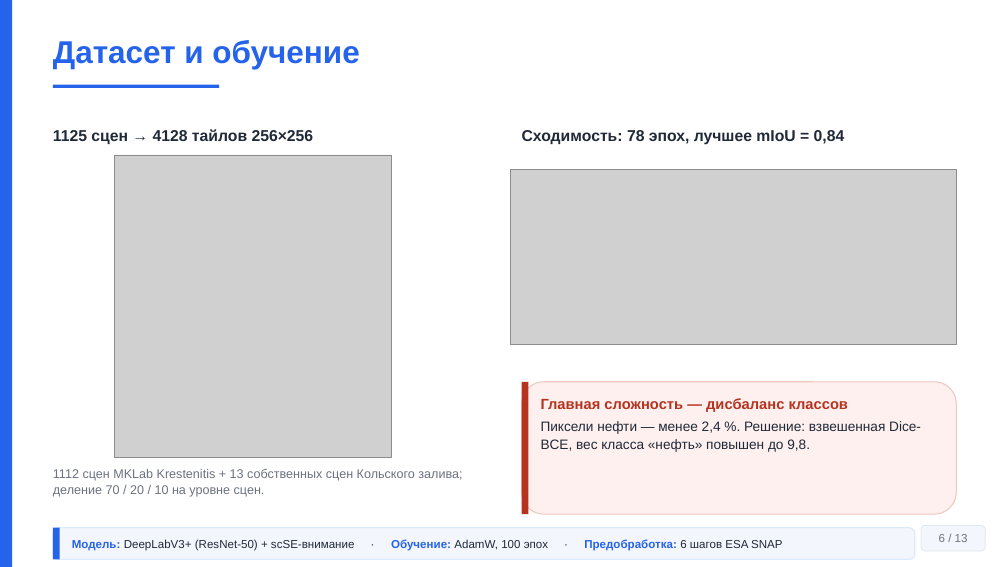
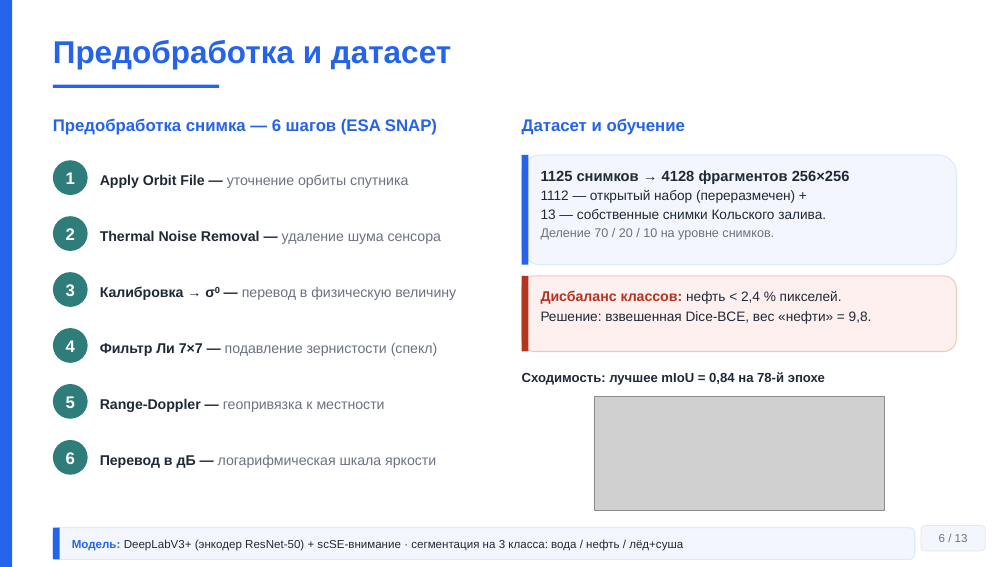
Before and after one commit to Confucius-hub/spbu_db_hw, a slide deck: slide 6 of thesis/vkr_final/Презентация_Финал_Байханов_2026.pptx. Drawn at 1008x567 pixels with LibreOffice and Linux fonts; fonts in the diff are those of the drawing; grey boxes stand for pictures. Boxes give left, top, right and bottom in pixels: in the first picture for what was removed or moved away, otherwise in the second. Text is boxed around its words. In the diff, an @@ line names an element or a change of style, - is before the commit and + after.

```diff
--- a/thesis/vkr_final/Презентация_Финал_Байханов_2026.pptx
+++ b/thesis/vkr_final/Презентация_Финал_Байханов_2026.pptx
@@ text added at [53, 40, 451, 69], 30 pt, text #2563EB, bold @@
+Предобработка и датасет
@@ text added at [53, 118, 437, 135], 16 pt, text #2563EB, bold @@
+Предобработка снимка — 6 шагов (ESA SNAP)
@@ text "Датасет и обучение": place and size @@
-text "Датасет и обучение" at [53, 40, 359, 69]
+text "Датасет и обучение" at [522, 118, 685, 135]
@@ text "Датасет и обучение" at [522, 118, 685, 135]: size 30 to 16 pt @@
@@ text removed at [53, 129, 314, 144] @@
-1125 сцен → 4128 тайлов 256×256
@@ ellipse added at [53, 160, 88, 195], fill #2E7D7A, 16 pt, text #FFFFFF, bold @@
+1
@@ text added at [100, 174, 408, 188], 13.5 pt, text #6B7280 @@
+Apply Orbit File — уточнение орбиты спутника
@@ picture removed at [115, 155, 392, 457] @@
@@ rounded rectangle added at [522, 155, 957, 265], fill #F3F6FC, outline #DBEAFE 1 pt @@
@@ rectangle added at [522, 155, 529, 265], fill #2563EB @@
@@ text added at [541, 170, 850, 219], 13 pt, text #1F2937 @@
+1125 снимков → 4128 фрагментов 256×256
+1112 — открытый набор (переразмечен) +
+13 — собственные снимки Кольского залива.
+Деление 70 / 20 / 10 на уровне снимков.
@@ ellipse added at [53, 216, 88, 251], fill #2E7D7A, 16 pt, text #FFFFFF, bold @@
+2
@@ text added at [100, 230, 441, 244], 13.5 pt, text #1F2937, bold @@
+Thermal Noise Removal — удаление шума сенсора
@@ ellipse added at [53, 272, 88, 307], fill #2E7D7A, 16 pt, text #FFFFFF, bold @@
+3
@@ text added at [100, 286, 456, 300], 13.5 pt, text #6B7280 @@
+Калибровка → σ⁰ — перевод в физическую величину
@@ rounded rectangle: place and size @@
-rounded rectangle at [522, 382, 957, 514]
+rounded rectangle at [522, 276, 957, 352]
@@ rectangle added at [522, 276, 529, 352], fill #B5331F @@
@@ text at [541, 290, 872, 324]: text changed @@
-Главная сложность — дисбаланс классов
-Пиксели нефти — менее 2,4 %. Решение: взвешенная Dice-BCE, вес класса «нефть» повышен до 9,8.
+Дисбаланс классов: нефть < 2,4 % пикселей.
+Решение: взвешенная Dice-BCE, вес «нефти» = 9,8.
@@ ellipse added at [53, 328, 88, 363], fill #2E7D7A, 16 pt, text #FFFFFF, bold @@
+4
@@ text added at [100, 343, 438, 356], 13.5 pt, text #6B7280 @@
+Фильтр Ли 7×7 — подавление зернистости (спекл)
@@ ellipse added at [53, 384, 88, 419], fill #2E7D7A, 16 pt, text #FFFFFF, bold @@
+5
@@ text at [522, 372, 825, 385]: text changed; size 15 to 12.5 pt @@
-Сходимость: 78 эпох, лучшее mIoU = 0,84
+Сходимость: лучшее mIoU = 0,84 на 78-й эпохе
@@ rectangle removed at [522, 382, 529, 514] @@
@@ text added at [100, 398, 385, 412], 13.5 pt, text #6B7280 @@
+Range-Doppler — геопривязка к местности
@@ picture: place and size @@
-picture at [510, 170, 957, 345]
+picture at [594, 397, 885, 510]
@@ ellipse added at [53, 440, 88, 475], fill #2E7D7A, 16 pt, text #FFFFFF, bold @@
+6
@@ text removed at [53, 469, 462, 497] @@
-1112 сцен MKLab Krestenitis + 13 собственных сцен Кольского залива; деление 70 / 20 / 10 на уровне сцен.
@@ text added at [100, 455, 436, 468], 13.5 pt, text #6B7280 @@
+Перевод в дБ — логарифмическая шкала яркости
@@ text at [72, 539, 683, 551]: text changed @@
-Модель: DeepLabV3+ (ResNet-50) + scSE-внимание · Обучение: AdamW, 100 эпох · Предобработка: 6 шагов ESA SNAP
+Модель: DeepLabV3+ (энкодер ResNet-50) + scSE-внимание · сегментация на 3 класса: вода / нефть / лёд+суша
```
Also in this commit, not shown: 6 other files.
